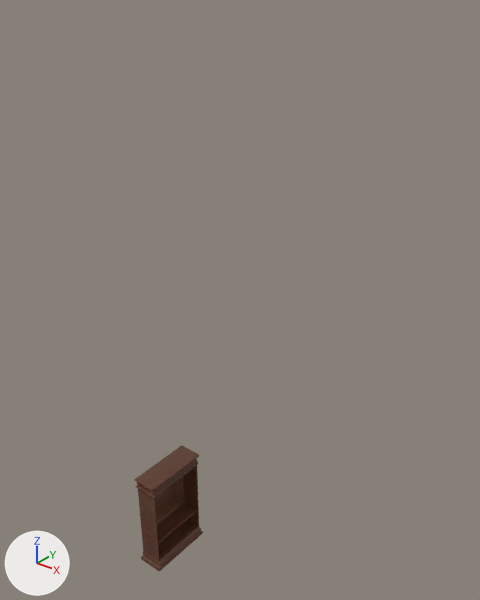
One commit to the Blender file Hart DollHouse/Assets/Models/Bedroom/Wooden Wardrobe/WoodenWardrobe.blend: the scene before it, then after it.
One viewpoint serves both versions: a 50 mm lens placed at (45.5, -44.4, 66.1), pointed at (7.5, 3.1, 36.6). Lighting does not change. The marker at lower left points along +X, +Y and +Z.

In view in the first picture: 'Wardrobe'.
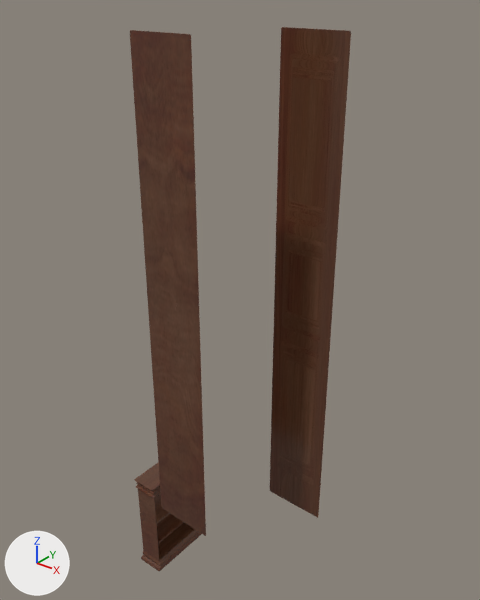
Where the newer file only moved an object's origin or applied its transform, the numbers keep the older frame.

What changed in the scene script:
```text
Change me_cube_001:
    where me_cube_001.from_pydata(...)  # 508 vertices, 506 faces; spans x 12.93..15.59, y -0.65..1.35, z -1.08..0.98
    used by ob_finaldoorright; parent = ob_woodenwardrobe; location = (10.83, 4.559, 6.45); rotation_euler = (0.0, 0.0, -1.586), in degrees (0, 0, -91); scale = (0.0697, 1.82, 4.92)
    me_cube_001 part 1: the whole mesh is multiplied about its middle by the matrix ((-0.07, -0.029, 0.0), (0.001, -1.861, 0.0), (0.0, 0.0, 4.923)), then moved by (-13.92, 1.44, 6.34)
Change me_cube_015:
    where me_cube_015.from_pydata(...)  # 508 vertices, 506 faces; spans x 12.93..15.59, y -0.65..1.35, z -1.08..0.98
    used by ob_finaldoorleft; parent = ob_woodenwardrobe; location = (2.682, -5.195, 6.503); rotation_euler = (0.0, 0.0, -4.728), in degrees (0, 0, -271); scale = (0.0697, 1.82, 4.92)
    me_cube_015 part 2: the whole mesh is multiplied about its middle by the matrix ((-0.07, -0.029, 0.0), (0.001, -1.861, 0.0), (0.0, 0.0, 4.923)), then moved by (-13.94, -2.28, 6.32)
Change ob_finaldoorright:
    remove ob_finaldoorright.hide_viewport = True
Change ob_finaldoorleft:
    remove ob_finaldoorleft.hide_viewport = True
```

Where the change shows, as pixel boxes [x1, y1, x2, y2] in the pictures (480 x 600 px):
'FinalDoorRight', shown
    after: [270, 27, 351, 518]
'FinalDoorLeft', shown
    after: [130, 30, 206, 536]
